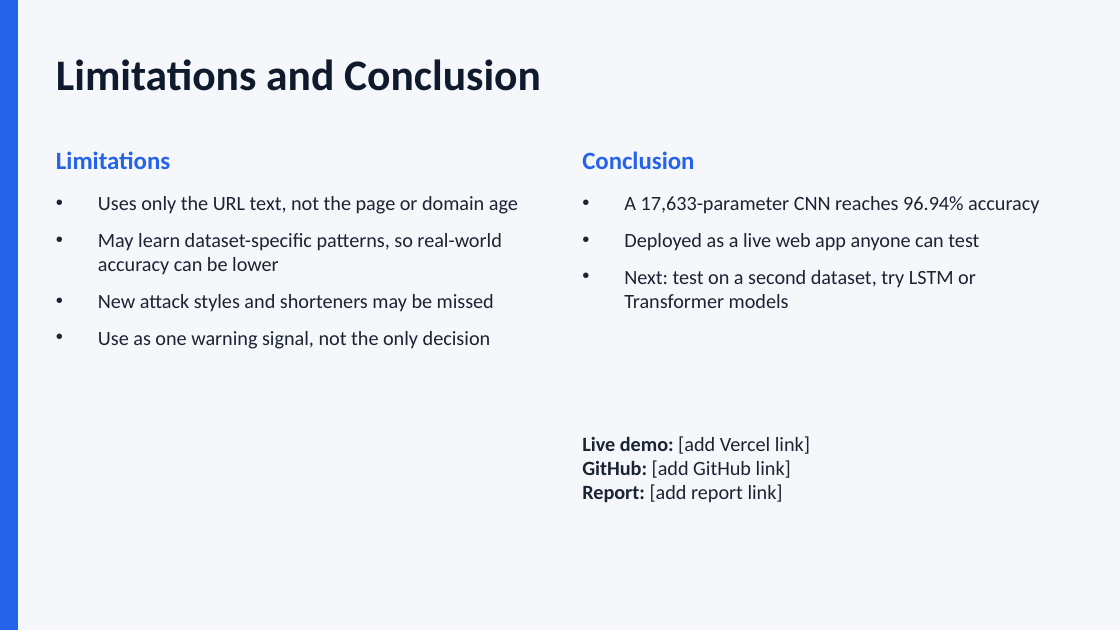
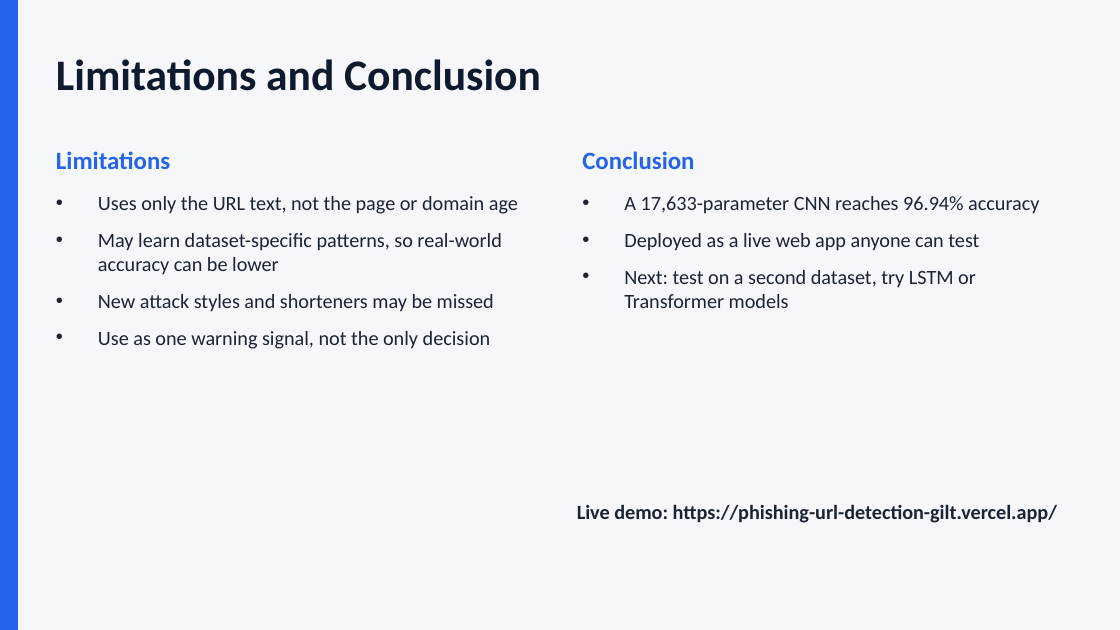
Before and after one commit to syed-afzal-shah/phishing-url-detection, a slide deck: slide 7 of Phishing_URL_Detection_Presentation.pptx. Drawn at 1120x630 pixels with LibreOffice and Linux fonts; fonts in the diff are those of the drawing. Boxes give left, top, right and bottom in pixels: in the first picture for what was removed or moved away, otherwise in the second. Text is boxed around its words. In the diff, an @@ line names an element or a change of style, - is before the commit and + after.

```diff
--- a/Phishing_URL_Detection_Presentation.pptx
+++ b/Phishing_URL_Detection_Presentation.pptx
@@ text at bbox=[577, 504, 1057, 523]: text changed; bold on @@
-Live demo: [add Vercel link]
-GitHub: [add GitHub link]
-Report: [add report link]
+Live demo: https://phishing-url-detection-gilt.vercel.app/
```
